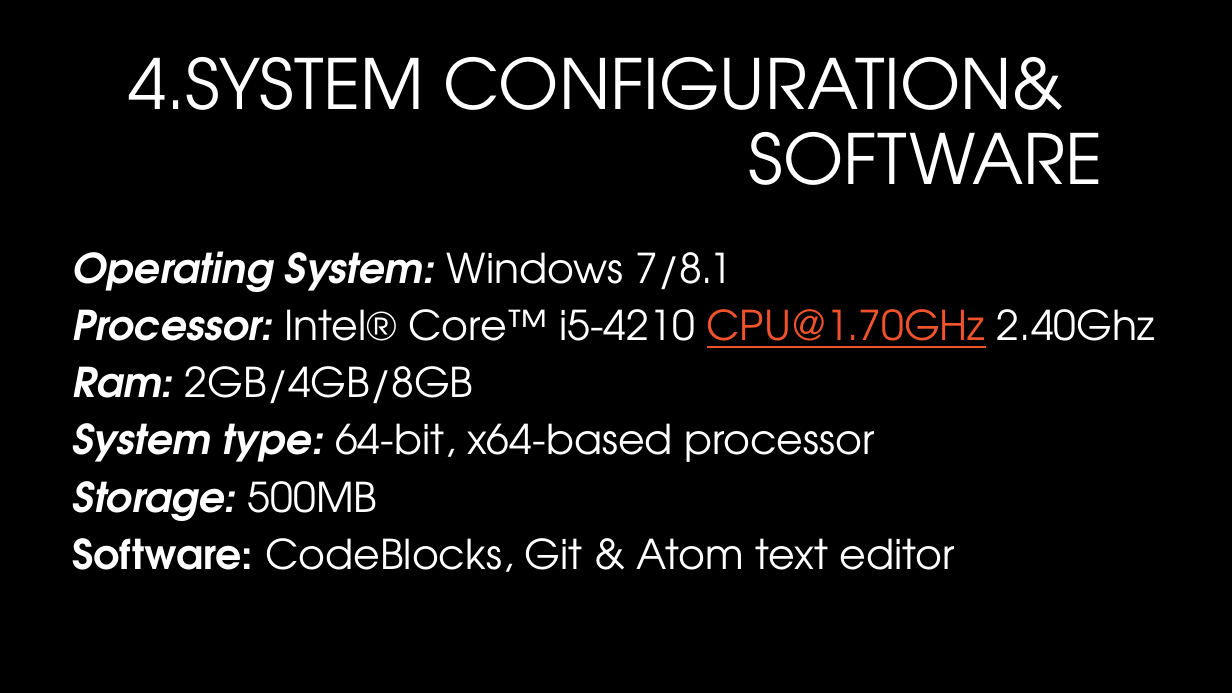
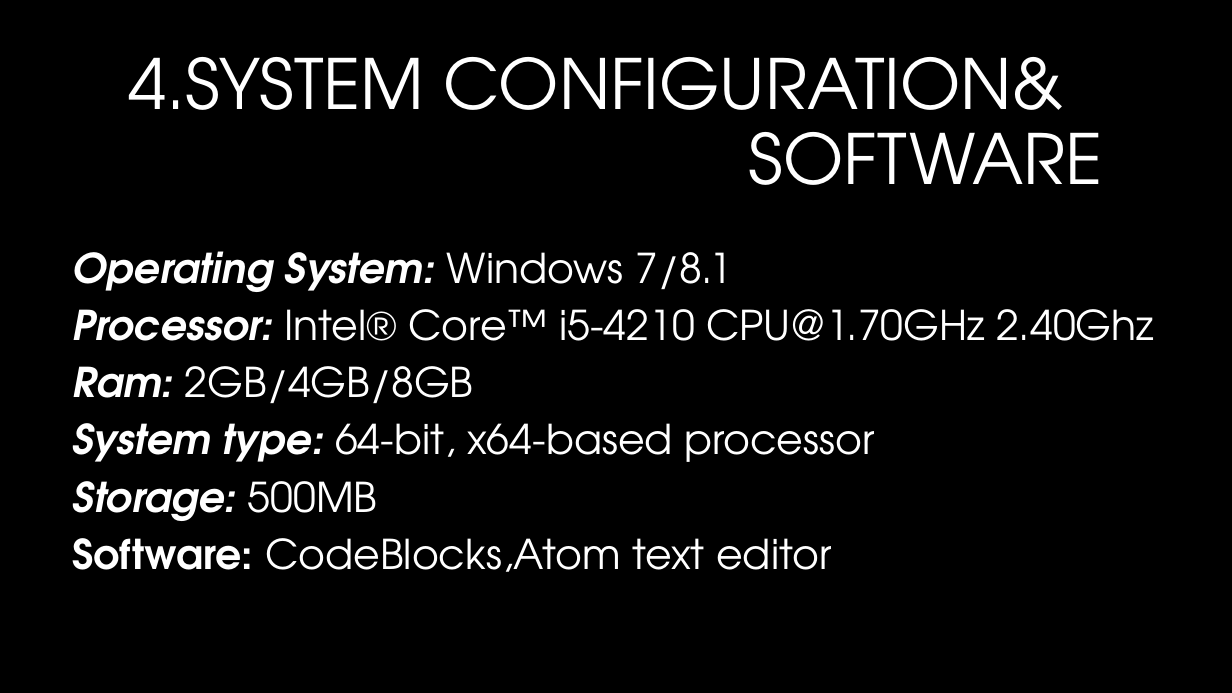
Before and after one commit to Rohith-Innamuri/OilSpill-Game, a slide deck: slide 6 of Project ppt.pptx. Drawn at 1232x693 pixels with LibreOffice and Linux fonts; fonts in the diff are those of the drawing; background and template pictures are left out. Boxes give left, top, right and bottom in pixels: in the first picture for what was removed or moved away, otherwise in the second. Text is boxed around its words. In the diff, an @@ line names an element or a change of style, - is before the commit and + after.

```diff
--- a/Project ppt.pptx
+++ b/Project ppt.pptx
@@ text at (x1=72, y1=309, x2=1154, y2=341): text colour #F0532B to #FFFFFF, underline off in "CPU@1.70GHz" @@
@@ text at (x1=72, y1=538, x2=831, y2=572): text changed @@
-Software: CodeBlocks, Git & Atom text editor
+Software: CodeBlocks,Atom text editor
```
Also in this commit, not shown: 7 other slides changed, 2 slides added, 18 other files.
